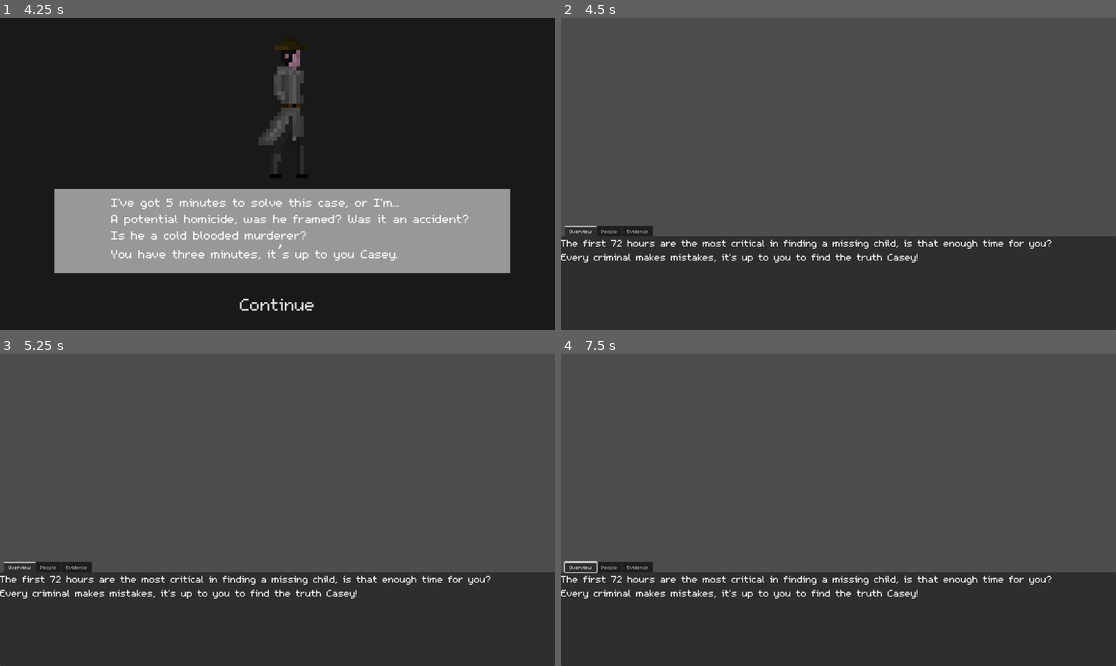
Above: before the commit, frames 1-4 (two rows, left to right).
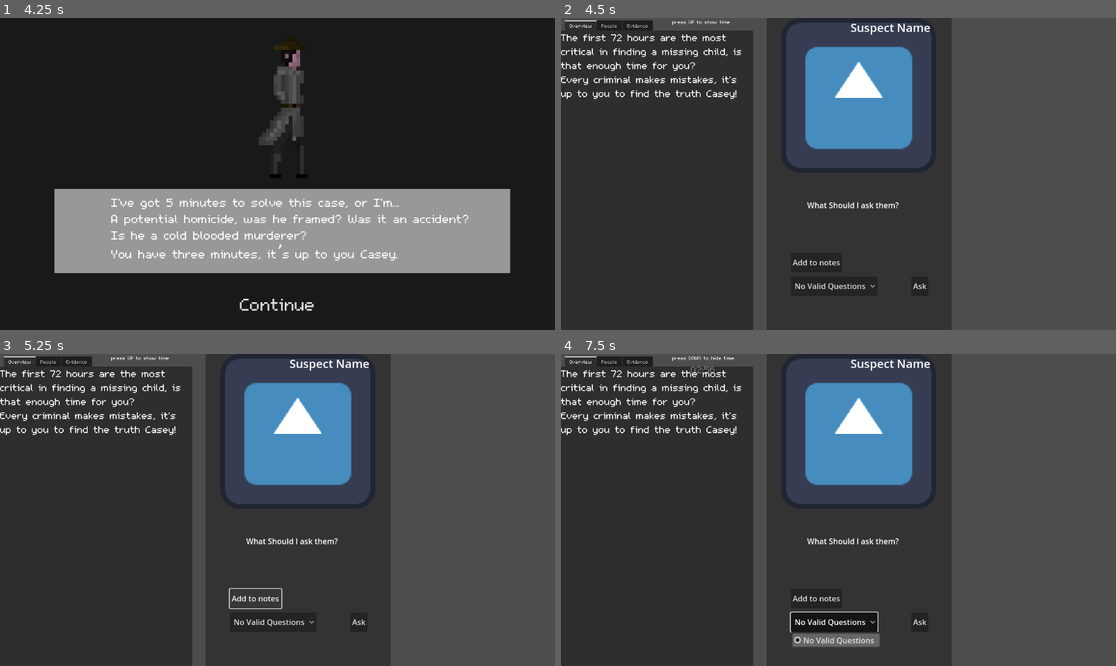
Above: after the commit, the same moments.

Repository: SalpinxAri/Speed-Sleuth
Game: Godot game, scene res://scenes/menu.tscn
The game is run twice, just before and just after one commit, with the same random seed, the same clock (stepped at 60 frames per second) and the same inputs. The engine's default icon, where the game draws it, is replaced by a stand-in: a white triangle on a blue panel in a dark square.
Inputs (mouse positions are in pixels of both pictures, inside the frame that each line leads up to):
- Up to frame 1 (4.25 s): click "Case 1" at 0.5 s; click "Continue" at 1.25 s; click "Continue" at 2 s; tap Enter at 2.75 s; hold Up (ui_up) 2.78-3.53 s; tap Space at 3.5 s; hold Down (ui_down) from 3.53 s (still down)
- Up to frame 2 (4.5 s): release Down (ui_down) at 4.25 s; click "Continue" at 4.25 s
- Up to frame 3 (5.25 s): click (255, 597) at 5 s, where only the run after the commit has a clickable "Add to notes"
- Up to frame 4 (7.5 s): click (921, 622) at 5.75 s, where only the run after the commit has a clickable "Ask"; click (832, 622) at 6.5 s, where only the run after the commit has a clickable "No Valid Questions"; hold Up (ui_up) from 7.28 s (still down)

Frame 1 is identical in both runs. In frame 2, 51% of the frame differs, in the area x 0-100%, y 0-100%; in frame 3, 51%; in frame 4, 53%.

Commit message:
Getting work done

Diff:
--- a/second-game/scenes/ask_questions.tscn
+++ b/second-game/scenes/ask_questions.tscn
@@ -18,21 +18,22 @@
 anchors_preset = 15
 anchor_right = 1.0
 anchor_bottom = 1.0
+offset_left = 3.0
+offset_right = -762.0
 grow_horizontal = 2
 grow_vertical = 2
 script = ExtResource("1_3wvmk")
 
 [node name="ColorRect" type="ColorRect" parent="."]
 layout_mode = 0
-offset_left = 384.0
-offset_right = 768.0
+offset_right = 384.0
 offset_bottom = 648.0
 color = Color(0.20152658, 0.20152658, 0.20152652, 1)
 
 [node name="Suspect_img" type="VBoxContainer" parent="."]
 layout_mode = 0
-offset_left = 420.0
-offset_right = 744.0
+offset_left = 30.0
+offset_right = 354.0
 offset_bottom = 322.0
 size_flags_horizontal = 3
 
@@ -45,8 +46,8 @@
 
 [node name="Suspect_name" type="BoxContainer" parent="."]
 layout_mode = 0
-offset_left = 445.0
-offset_right = 727.0
+offset_left = 58.0
+offset_right = 340.0
 offset_bottom = 40.0
 alignment = 2
 
@@ -56,13 +57,12 @@
 label_settings = SubResource("LabelSettings_klkq2")
 horizontal_alignment = 2
 script = ExtResource("4_nlm84")
-nodepath = NodePath("../..")
 
 [node name="Questions" type="BoxContainer" parent="."]
 layout_mode = 0
-offset_left = 441.0
+offset_left = 50.0
 offset_top = 537.0
-offset_right = 621.0
+offset_right = 230.0
 offset_bottom = 577.0
 
 [node name="OptionButton" type="OptionButton" parent="Questions"]
@@ -78,9 +78,9 @@
 
 [node name="Add_to_notes" type="BoxContainer" parent="."]
 layout_mode = 0
-offset_left = 447.0
+offset_left = 50.0
 offset_top = 488.0
-offset_right = 483.0
+offset_right = 157.0
 offset_bottom = 528.0
 
 [node name="Button" type="Button" parent="Add_to_notes"]
@@ -90,21 +90,22 @@
 
 [node name="Ask_question" type="BoxContainer" parent="."]
 layout_mode = 0
-offset_left = 658.0
+offset_left = 300.0
 offset_top = 537.0
-offset_right = 698.0
+offset_right = 340.0
 offset_bottom = 577.0
 
 [node name="Button" type="Button" parent="Ask_question"]
 layout_mode = 2
 text = "Ask"
 script = ExtResource("7_btou2")
+nodepath = NodePath("../../Questions/OptionButton")
 
 [node name="Response" type="BoxContainer" parent="."]
 layout_mode = 0
-offset_left = 437.0
+offset_left = 30.0
 offset_top = 331.0
-offset_right = 726.0
+offset_right = 330.0
 offset_bottom = 448.0
 alignment = 1
 
@@ -117,4 +118,8 @@
 vertical_alignment = 1
 autowrap_mode = 3
 
+[connection signal="choice_changed" from="." to="Suspect_img/TextureRect" method="_on_ask_questions_choice_changed"]
+[connection signal="choice_changed" from="." to="Suspect_name/Label" method="_on_ask_questions_choice_changed"]
+[connection signal="choice_changed" from="." to="Questions/OptionButton" method="_on_ask_questions_choice_changed"]
+[connection signal="choice_changed" from="." to="Ask_question/Button" method="_on_ask_questions_choice_changed"]
 [connection signal="item_selected" from="Questions/OptionButton" to="Ask_question/Button" method="_on_option_button_item_selected"]
--- a/second-game/scenes/case.tscn
+++ b/second-game/scenes/case.tscn
@@ -1,5 +1,6 @@
-[gd_scene load_steps=6 format=3 uid="uid://ch6gwrojqu8qo"]
+[gd_scene load_steps=7 format=3 uid="uid://ch6gwrojqu8qo"]
 
+[ext_resource type="Script" uid="uid://b134trtdicmf5" path="res://scripts/button_holder.gd" id="1_4w0dx"]
 [ext_resource type="FontFile" uid="uid://b4x2noqamp7i8" path="res://assets/fonts/m5x7.ttf" id="1_712p6"]
 
 [sub_resource type="Theme" id="Theme_712p6"]
@@ -15,10 +16,11 @@
 default_font_size = 15
 
 [node name="Case" type="Node2D"]
+script = ExtResource("1_4w0dx")
 
 [node name="TabContainer" type="TabContainer" parent="."]
-offset_top = 432.0
-offset_right = 1152.0
+offset_top = 5.0
+offset_right = 399.0
 offset_bottom = 648.0
 theme = SubResource("Theme_712p6")
 current_tab = 0
@@ -29,12 +31,13 @@
 
 [node name="Label" type="Label" parent="TabContainer/Overview"]
 layout_mode = 0
-offset_right = 40.0
-offset_bottom = 23.0
+offset_right = 393.0
+offset_bottom = 623.0
 theme = SubResource("Theme_4w0dx")
 theme_override_font_sizes/font_size = 32
 text = "The first 72 hours are the most critical in finding a missing child, is that enough time for you?
 Every criminal makes mistakes, it's up to you to find the truth Casey!"
+autowrap_mode = 3
 
 [node name="People" type="TabBar" parent="TabContainer"]
 visible = false
@@ -49,17 +52,6 @@
 offset_right = 103.0
 offset_bottom = 40.0
 theme = SubResource("Theme_vuvln")
-
-[node name="Madison Testimony" type="HBoxContainer" parent="TabContainer/People/VBoxContainer"]
-layout_mode = 2
-
-[node name="Label" type="Label" parent="TabContainer/People/VBoxContainer/Madison Testimony"]
-layout_mode = 2
-text = "Madison Woodard (Witness):"
-
-[node name="Button" type="Button" parent="TabContainer/People/VBoxContainer/Madison Testimony"]
-layout_mode = 2
-text = "Get Testimony"
 
 [node name="Jared Testimony" type="HBoxContainer" parent="TabContainer/People/VBoxContainer"]
 layout_mode = 2
@@ -142,3 +134,11 @@
 visible = false
 layout_mode = 2
 metadata/_tab_index = 2
+
+[connection signal="button_down" from="TabContainer/People/VBoxContainer/Jared Testimony/Button" to="." method="_on_button_Jared_down"]
+[connection signal="button_down" from="TabContainer/People/VBoxContainer/Jago Testimony/Button" to="." method="_on_button_Jago_down"]
+[connection signal="button_down" from="TabContainer/People/VBoxContainer/Aaron Testimony/Button" to="." method="_on_button_Aaron_down"]
+[connection signal="button_down" from="TabContainer/People/VBoxContainer/Claire Testimony/Button" to="." method="_on_button_Claire_down"]
+[connection signal="button_down" from="TabContainer/People/VBoxContainer/Madison Interrogate/Button" to="." method="_on_button_Madison_down"]
+[connection signal="button_down" from="TabContainer/People/VBoxContainer/Adolphine Interrogate/Button" to="." method="_on_button_Adolphine_down"]
+[connection signal="button_down" from="TabContainer/People/VBoxContainer/Josephine Interrogate/Button" to="." method="_on_button_Josephine_down"]
--- /dev/null
+++ b/second-game/scenes/main_game.tscn
@@ -0,0 +1,30 @@
+[gd_scene load_steps=4 format=3 uid="uid://dcfkl2o6wuo7x"]
+
+[ext_resource type="PackedScene" uid="uid://ch6gwrojqu8qo" path="res://scenes/case.tscn" id="1_72e8q"]
+[ext_resource type="PackedScene" uid="uid://cljcdt16rmg05" path="res://scenes/ask_questions.tscn" id="2_0rdsr"]
+[ext_resource type="PackedScene" uid="uid://d12w2yifjxtr4" path="res://scenes/stopwatch.tscn" id="2_d2op2"]
+
+[node name="MainGame" type="Control"]
+layout_mode = 3
+anchors_preset = 15
+anchor_right = 1.0
+anchor_bottom = 1.0
+grow_horizontal = 2
+grow_vertical = 2
+
+[node name="Stopwatch" parent="." instance=ExtResource("2_d2op2")]
+layout_mode = 1
+offset_left = 231.0
+offset_top = 1.0
+offset_right = -775.0
+offset_bottom = -621.0
+
+[node name="ask_questions" parent="." instance=ExtResource("2_0rdsr")]
+layout_mode = 1
+offset_left = 427.0
+offset_right = -342.0
+nodepath = NodePath("../Case")
+
+[node name="Case" parent="." instance=ExtResource("1_72e8q")]
+
+[connection signal="pressed" from="Case" to="ask_questions" method="_on_case_pressed"]
--- a/second-game/scenes/stopwatch.tscn
+++ b/second-game/scenes/stopwatch.tscn
@@ -2,7 +2,6 @@
 
 [ext_resource type="Script" uid="uid://2loy88pgseei" path="res://scripts/stopwatch.gd" id="1_811c1"]
 [ext_resource type="FontFile" uid="uid://b4x2noqamp7i8" path="res://assets/fonts/m5x7.ttf" id="2_d012r"]
-
 
 [sub_resource type="LabelSettings" id="LabelSettings_fvmy7"]
 font = ExtResource("2_d012r")
--- a/second-game/scripts/ask_question.gd
+++ b/second-game/scripts/ask_question.gd
@@ -1,8 +1,19 @@
 extends Button
 
 
+@export var nodepath:NodePath
+
+
+
+
+
 func _on_option_button_item_selected(index: int) -> void:
-	if index == 0:
+	if index == 0 and get_node(nodepath).is_suspect:
 		self.disabled = true
 	else:
 		self.disabled = false
+
+
+
+func _on_ask_questions_choice_changed() -> void:
+	_on_option_button_item_selected(0)
--- /dev/null
+++ b/second-game/scripts/button_holder.gd
@@ -0,0 +1,41 @@
+extends Node2D
+
+var suspect_name = "Adolphne Sax"
+signal pressed
+
+
+func _on_button_Madison_down() -> void:
+	suspect_name = "Madison Woodard"
+	pressed.emit()
+
+
+
+func _on_button_Jared_down() -> void:
+	suspect_name = "Jared Foley"
+	pressed.emit()
+
+
+
+func _on_button_Jago_down() -> void:
+	suspect_name = "Jago Ramon"
+	pressed.emit()
+
+
+func _on_button_Aaron_down() -> void:
+	suspect_name = "Aaron Horton"
+	pressed.emit()
+
+
+func _on_button_Claire_down() -> void:
+	suspect_name = "Clair Horton"
+	pressed.emit()
+
+
+func _on_button_Adolphine_down() -> void:
+	suspect_name = "Adolphine Sax"
+	pressed.emit()
+
+
+func _on_button_Josephine_down() -> void:
+	suspect_name = "Josephine Aguire"
+	pressed.emit()
--- a/second-game/scripts/pre_case_screen.gd
+++ b/second-game/scripts/pre_case_screen.gd
@@ -1,4 +1,4 @@
 extends Control
 
 func _on_button_pressed() -> void:
-	get_tree().change_scene_to_file("res://scenes/case.tscn")
+	get_tree().change_scene_to_file("res://scenes/main_game.tscn")
--- a/second-game/scripts/questions.gd
+++ b/second-game/scripts/questions.gd
@@ -10,12 +10,11 @@
 var questions_text = []
 
 #TODO:
-#Make this update every time one of those buttons is pressed
 #Make the questions list become true as you gather the quesitons
 
 
-# Called when the node enters the scene tree for the first time.
-func _ready() -> void:
+
+func _on_ask_questions_choice_changed() -> void:
 	suspect_name = get_node(suspect_name_path).suspect_name
 	match suspect_name:
 		"Madison Woodard":
@@ -27,7 +26,7 @@
 				"Would anybody be able to provide an alibi for you during the time frame the child went missing?",
 				"Where do you work in the hospital?"
 			]
-		"Adolphne Sax":
+		"Adolphine Sax":
 			is_suspect = true
 			questions_text = [
 				"Where were you at the time of the crime?",
@@ -36,7 +35,7 @@
 				"What injury originally got you in as a patient today?",
 				"Did anybody see you during the time the crime was committed?"
 			]
-		"Josephine Aguirre":
+		"Josephine Aguire":
 			is_suspect = true
 			questions_text = [
 				"Where were you at the time of the crime?",
@@ -46,14 +45,18 @@
 				"Do you have any children of your own, or are you looking to have children of your own?"
 			]
 		_:
+			print("WITNESS", suspect_name)
 			is_suspect = false
 			questions_text = [
 				"What did you witness?"
 			]
 
-	if len(questions) != 0:
-		self.remove_item(0)
+	if is_suspect:
+		self.clear()
 		self.add_item("Pick a question", 0)
 		for i in range(len(questions)):
-			if questions[i] or !is_suspect:
-				self.add_item(questions_text, i+1)
+			if questions[i]:
+				self.add_item(questions_text[i], i+1)
+	else:
+		self.clear()
+		self.add_item(questions_text[0], 1)
--- a/second-game/scripts/stopwatch.gd
+++ b/second-game/scripts/stopwatch.gd
@@ -3,6 +3,12 @@
 @onready var timer: Timer = $Timer
 @onready var time_display: Label = $VBoxContainer/TimeDisplay
 @onready var time_label: Label = $VBoxContainer/TimeLabel
+
+var timer_shown = false
+
+
+ #stopwatch now shows current time regardless of how long it has been up
+
 
 # Called when the node enters the scene tree for the first time.
 func _ready() -> void:
@@ -15,15 +21,22 @@
 	return [minute, second]
 
 func view_time() -> void:
-	if timer.time_left <= 30:
-		time_label.text = ""
-		time_display.text = "%02d:%02d" % time_left_in_case()
-	elif Input.is_action_just_pressed("ui_up"):
+	if Input.is_action_just_pressed("ui_up"):
 		time_label.text = "press DOWN to hide time"
-		time_display.text = "%02d:%02d" % time_left_in_case()
+		timer_shown = true
 	elif Input.is_action_just_pressed("ui_down"):
 		time_label.text = "press UP to show time"
 		time_display.text = ""
+		timer_shown = false
+
+
+	if timer.time_left <= 30:
+		time_label.text = ""
+		time_display.add_theme_color_override("font_color", Color(1.0, 0.0, 0.0, 1.0))
+		time_display.text = "%02d:%02d" % time_left_in_case()
+	elif timer_shown:
+		time_display.text = "%02d:%02d" % time_left_in_case()
+
 
 
 func _process(delta):
--- a/second-game/scripts/suspect.gd
+++ b/second-game/scripts/suspect.gd
@@ -1,8 +1,16 @@
 extends Control
+
+@export var nodepath:NodePath
+signal choice_changed
 
 
 var suspect_name = 'Adolphne Sax'
 # Called when the node enters the scene tree for the first time.
-func _ready() -> void:
-	#TODO set this to the correct name oncce we have the buttons access
-	suspect_name = 'Adolphne Sax'
+
+
+
+
+
+func _on_case_pressed() -> void:
+	suspect_name = get_node(nodepath).suspect_name
+	choice_changed.emit()
--- a/second-game/scripts/suspect_img.gd
+++ b/second-game/scripts/suspect_img.gd
@@ -1,13 +1,25 @@
 extends TextureRect
 
-var textures = [
-	"res://assets/sprites/Case1_Intro_cutscene/Case2Intro1Img1.jpg",
- 	"res://assets/sprites/Case1_Intro_cutscene/Case2Intro1Img2.jpg",
-	"res://assets/sprites/Case1_Intro_cutscene/Case2Intro1Img3.jpg",
-	"res://assets/sprites/Case1_Intro_cutscene/Case2Intro1Img4.jpg"]
+var TEXTURES = {
+	"Madison Woodard" : "res://assets/sprites/suspects/Maddison Woodard Neutral.png",
+	"Jared Foley" : "res://assets/sprites/suspects/Jared Foley Witness.png",
+	"Jago Ramon" : "res://assets/sprites/suspects/Jago Ramon Witness.png",
+	"Aaron Horton" : "res://assets/sprites/suspects/Aaron Horton Witness.png",
+	"Clair Horton" : "res://assets/sprites/suspects/Clair Horton Witness.png",
+	"Adolphine Sax" : "res://assets/sprites/suspects/Adolphne Sax Neutral.png",
+	"Josephine Aguire" : "res://assets/sprites/suspects/Josephine Aguirre Neutral.png"
+	}
 
 
 var button_counter = 0
 
+
+
+
+
 # Add a function here such that when one of the buttons on the other part is pressed, \
 # it changes the image to the correct one. Also get the rest of the images in here!
+
+
+func _on_ask_questions_choice_changed() -> void:
+	self.texture = load(TEXTURES[$"../..".suspect_name])
--- a/second-game/scripts/suspect_name.gd
+++ b/second-game/scripts/suspect_name.gd
@@ -1,7 +1,5 @@
 extends Label
 
-@export var nodepath:NodePath
-# TODO
-# Change this to be called every time the person is changed
-func _ready() -> void:
-	self.text = get_node(nodepath).suspect_name
+
+func _on_ask_questions_choice_changed() -> void:
+	self.text = $"../..".suspect_name
Binary file added: second-game/assets/sprites/suspects/Aaron Horton Witness.png
Not shown, added: second-game/assets/sprites/suspects/Aaron Horton Witness.png.import
Binary file added: second-game/assets/sprites/suspects/Adolphne Sax Neutral.png
Not shown, added: second-game/assets/sprites/suspects/Adolphne Sax Neutral.png.import
Binary file added: second-game/assets/sprites/suspects/Clair Horton Witness.png
Not shown, added: second-game/assets/sprites/suspects/Clair Horton Witness.png.import
Binary file added: second-game/assets/sprites/suspects/Jago Ramon Witness.png
Not shown, added: second-game/assets/sprites/suspects/Jago Ramon Witness.png.import
Binary file added: second-game/assets/sprites/suspects/Jared Foley Witness.png
Not shown, added: second-game/assets/sprites/suspects/Jared Foley Witness.png.import
Binary file added: second-game/assets/sprites/suspects/Josephine Aguirre Neutral.png
Not shown, added: second-game/assets/sprites/suspects/Josephine Aguirre Neutral.png.import
(and 3 more such lines)
